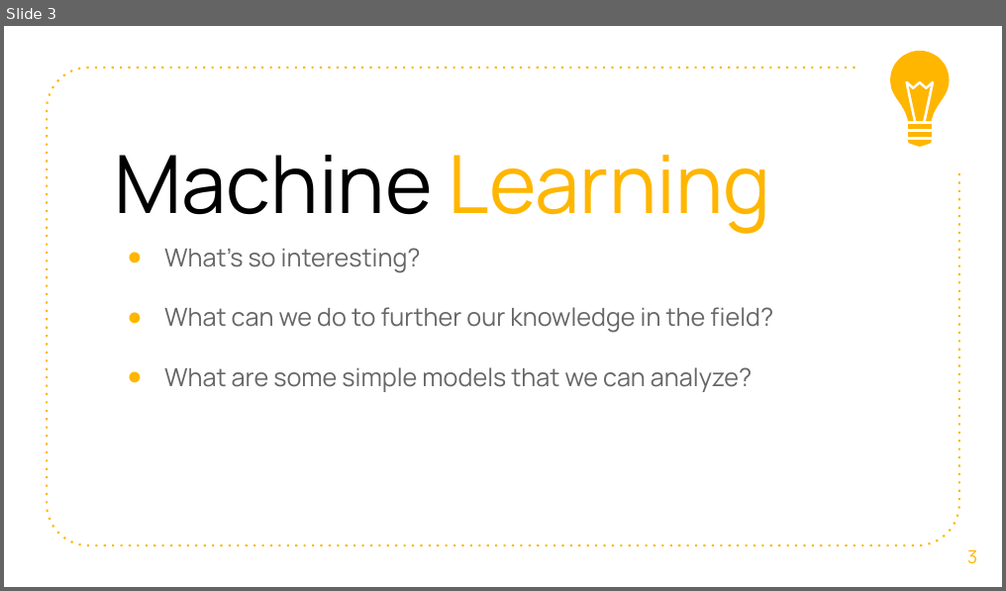
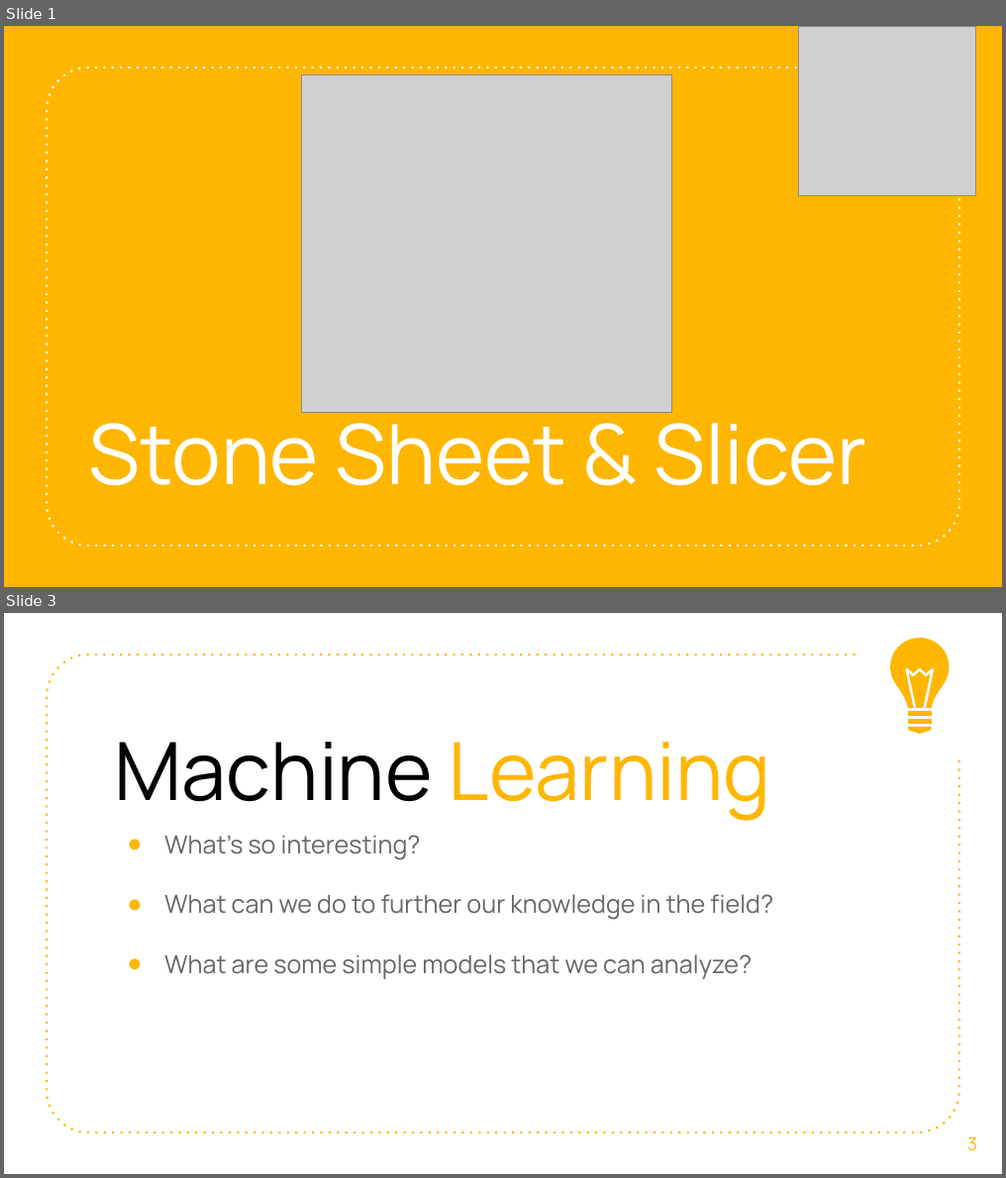
Before and after one commit to Richardyang510/Angus-ML, a slide deck: Pitch.pptx. Shown one above the other, each under a label of ours: slide 3 before the commit, slides 1 and 3 after it; the slides between them are not shown. The pictures are 1006x591 and 1006x1178 pixels, drawn with LibreOffice and Linux fonts; fonts in the diff are those of the drawing; grey boxes stand for pictures. Boxes give left, top, right and bottom in pixels: in the first picture for what was removed or moved away, otherwise in the second. Text is boxed around its words. In the diff, an @@ line names an element or a change of style, - is before the commit and + after.

```diff
--- a/Pitch.pptx
+++ b/Pitch.pptx
@@ slide 1 added at (x1=4, y1=26, x2=1002, y2=587), background #FFB600 @@
@@ picture added at (x1=798, y1=26, x2=975, y2=195) @@
@@ freeform shape added at (x1=47, y1=68, x2=960, y2=546), outline #FFFFFF 1.5 pt dashed @@
@@ picture added at (x1=301, y1=75, x2=671, y2=412) @@
@@ title added at (x1=89, y1=407, x2=866, y2=486), 60 pt, text #FFFFFF @@
+Stone Sheet & Slicer
```
Also in this commit, not shown: 2 slides changed, 1 slide removed.
